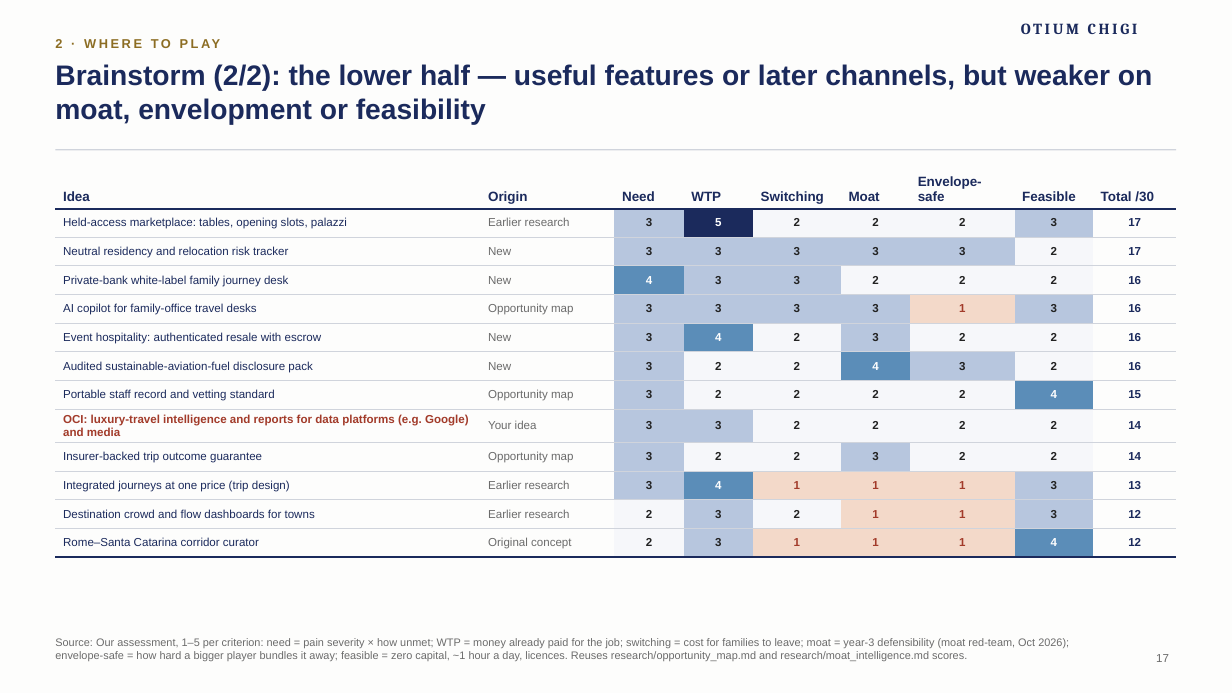
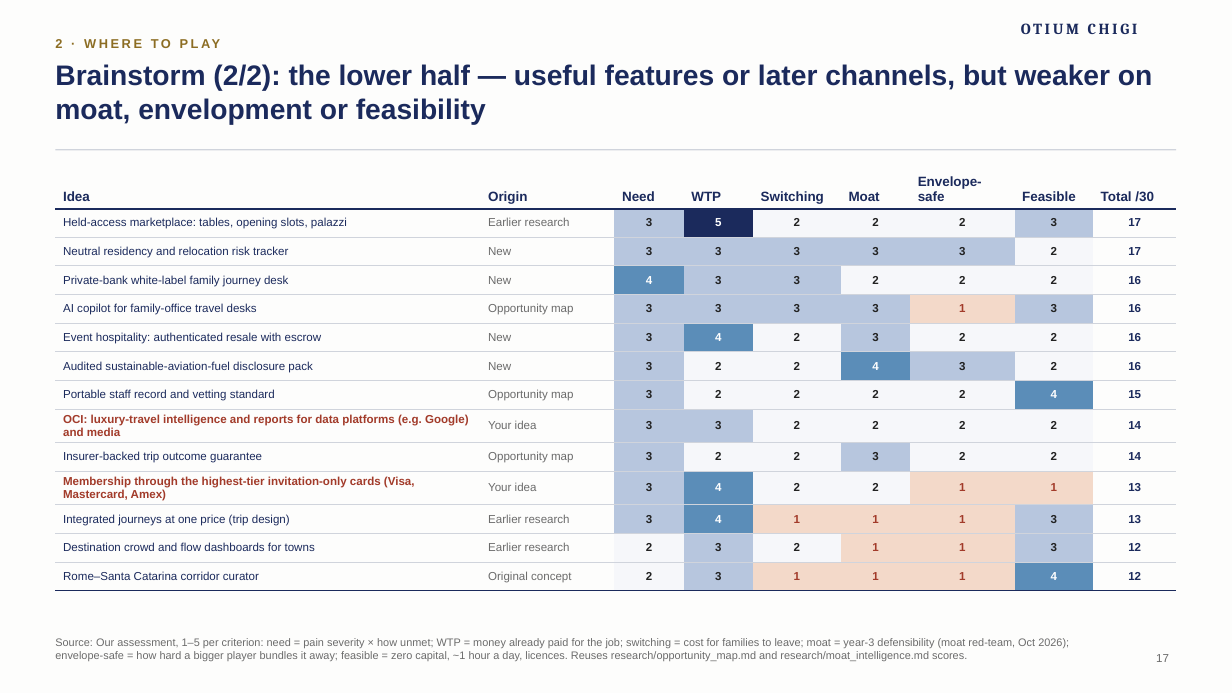
Before and after one commit to algarcalebe-web/legendary-bassoon, a slide deck: slide 17 of deck/Otium_Chigi_Journeys_Strategy_Deck.pptx. Drawn at 1232x693 pixels with LibreOffice and Linux fonts; fonts in the diff are those of the drawing; background and template pictures are left out. Boxes give left, top, right and bottom in pixels: in the first picture for what was removed or moved away, otherwise in the second. Text is boxed around its words. In the diff, an @@ line names an element or a change of style, - is before the commit and + after.

```diff
--- a/deck/Otium_Chigi_Journeys_Strategy_Deck.pptx
+++ b/deck/Otium_Chigi_Journeys_Strategy_Deck.pptx
@@ table at bbox=[55, 171, 1177, 587] @@
+row 11: Membership through the highest-tier invitation-only cards (Visa, Mastercard, Amex) | Your idea | 3 | 4 | 2 | 2 | 1 | 1 | 13
```
Also in this commit, not shown: 4 other slides changed, 1 slide added, 3 other files.
